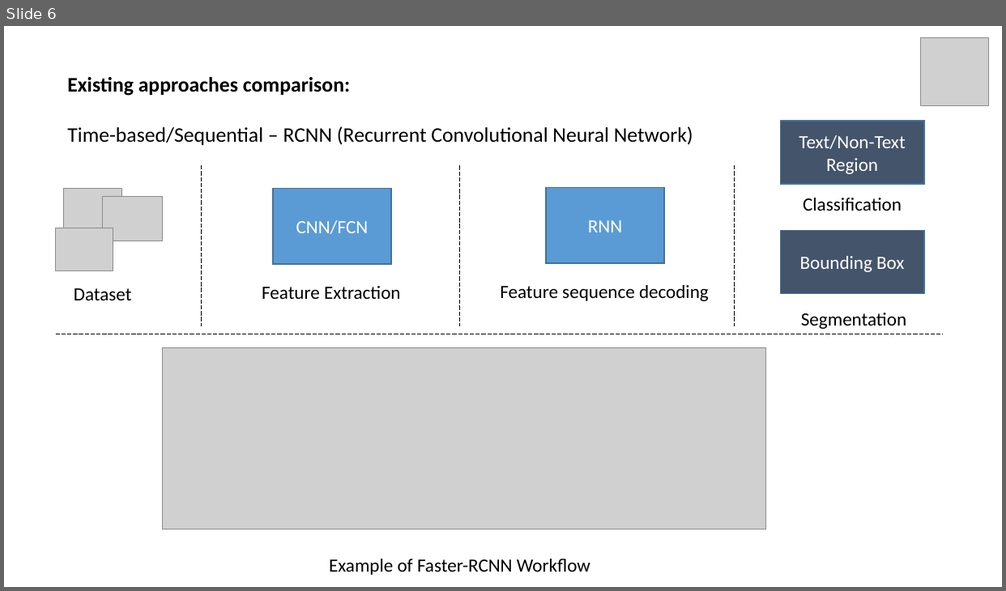
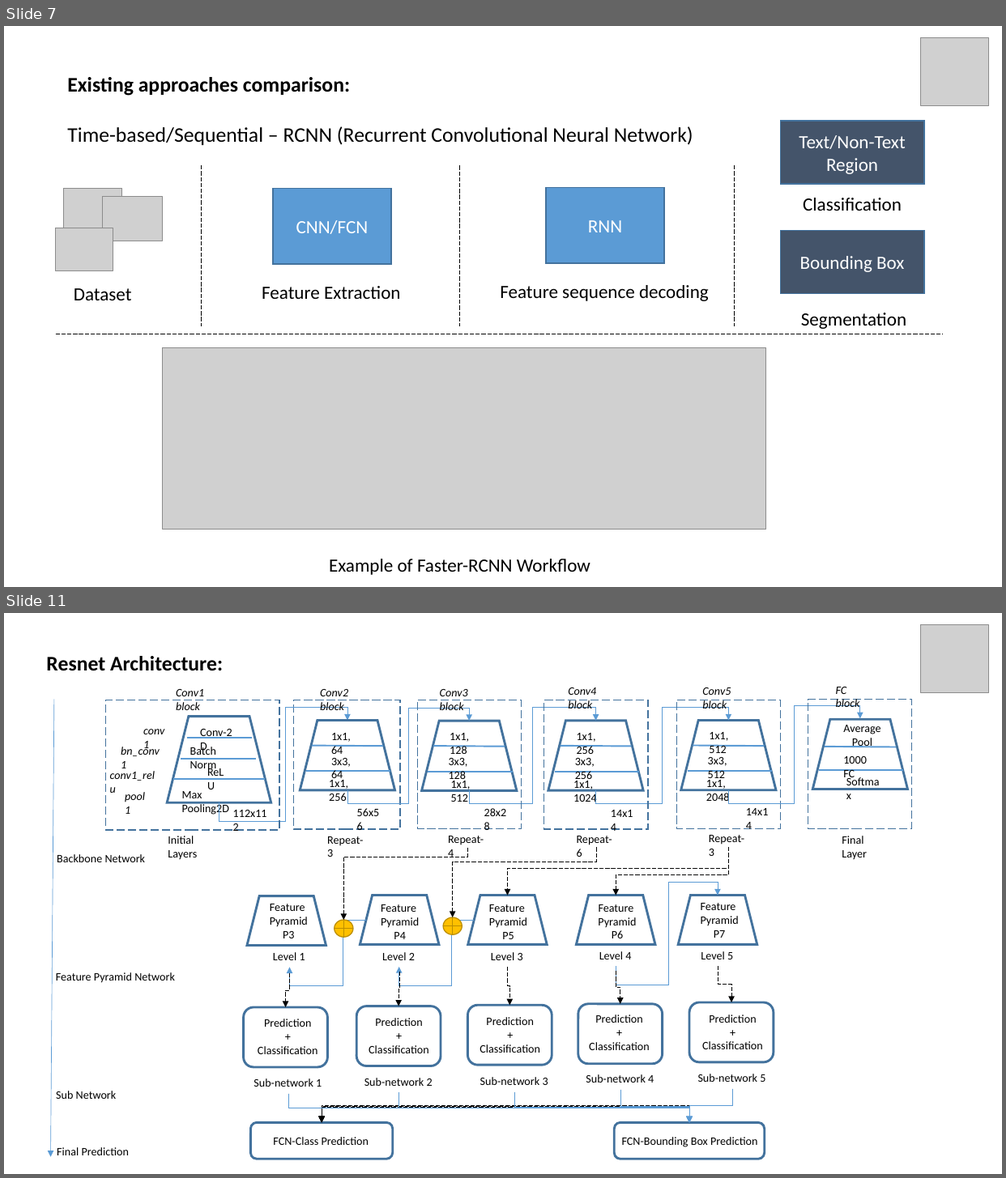
Before and after one commit to GustovalleyTechnovations/Text-Segmentation, a slide deck: Documents/Study/Project_Presentation.pptx. Shown one above the other, each under a label of ours: slide 6 before the commit, slides 7 and 11 after it; the slides between them are not shown. The pictures are 1006x591 and 1006x1178 pixels, drawn with LibreOffice and Linux fonts; fonts in the diff are those of the drawing; grey boxes stand for pictures. Boxes give left, top, right and bottom in pixels: in the first picture for what was removed or moved away, otherwise in the second. Text is boxed around its words. In the diff, an @@ line names an element or a change of style, - is before the commit and + after.

Commit message:
Project ppt and Ref images has been updated.

```diff
--- a/Documents/Study/Project_Presentation.pptx
+++ b/Documents/Study/Project_Presentation.pptx
@@ slide 11 added at <box>4,613,1002,1174</box>, background #FFFFFF @@
@@ picture added at <box>921,624,989,692</box> @@
@@ text added at <box>46,656,223,671</box>, 20 pt, text #000000, bold @@
+Resnet Architecture:
@@ group added at <box>50,687,912,1160</box>: 66 texts, 27 elbow arrows, 13 lines, 11 trapezoids, 7 rounded rectangles, 6 rectangles, 2 flow chart ors, 1 arrow @@
+Conv-2D
+Batch Norm
+ReLU
+Max Pooling2D
+conv1
+bn_conv1
+conv1_relu
+pool1
+Repeat-3
+1x1, 64
+1x1, 256
+3x3, 64
+1x1, 128
+1x1, 512
+3x3, 128
+1x1, 256
+1x1, 1024
+3x3, 256
+1x1, 512
+1x1, 2048
+3x3, 512
+56x56
+Repeat-4
+28x28
+14x14
+Repeat-6
+Repeat-3
+14x14
+Conv2 block
+Conv3 block
+Conv4 block
+Conv5 block
+FC block
+Conv1 block
+112x112
+Average Pool
+Softmax
+1000 FC
+Final Layer
+Initial Layers
+Feature
+Pyramid
+P3
+Level 1
+Level 2
+Feature
+Pyramid
+P4
+Level 3
+Feature
+Pyramid
+P5
+Level 4
+Feature
+Pyramid
+P6
+Level 5
+Feature
+Pyramid
+P7
+Prediction
++
+Classification
+Sub-network 1
+Prediction
++
+Classification
+Sub-network 2
+Prediction
++
+Classification
+Sub-network 3
+Prediction
++
+Classification
+Sub-network 4
+Prediction
++
+Classification
+Sub-network 5
+Feature Pyramid Network
+Backbone Network
+Sub Network
+FCN-Class Prediction
+FCN-Bounding Box Prediction
+Final Prediction
@@ what was slide 6 is now slide 7 @@
```
Also in this commit, not shown: 5 slides changed, 9 other slides added, 9 other files.
